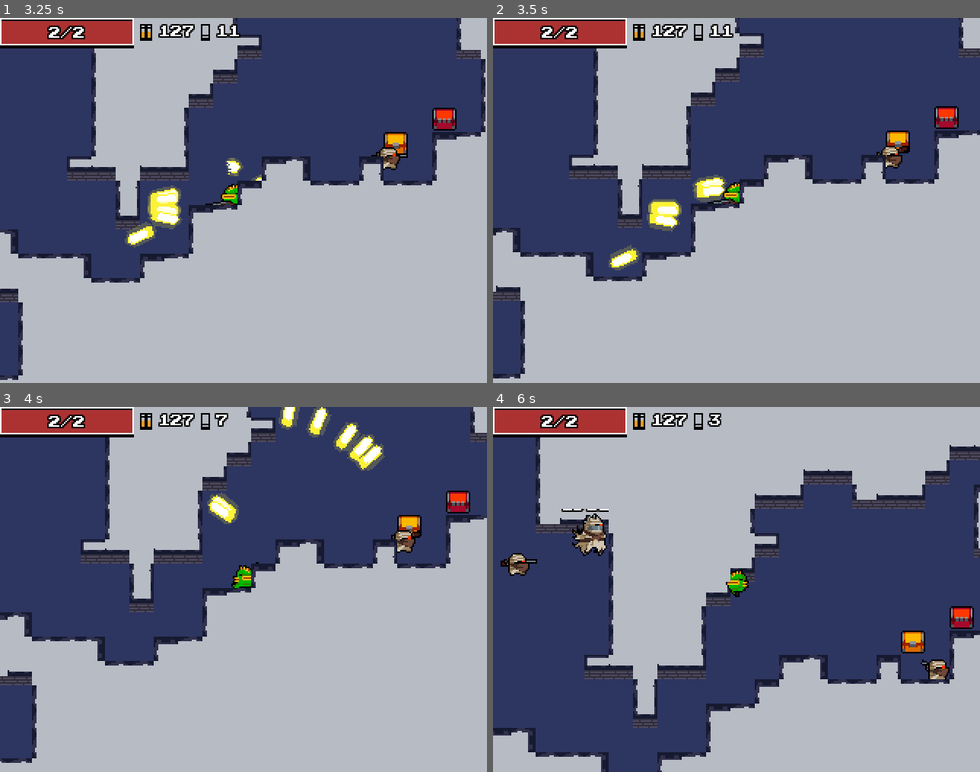
Above: before the commit, frames 1-4 (two rows, left to right).
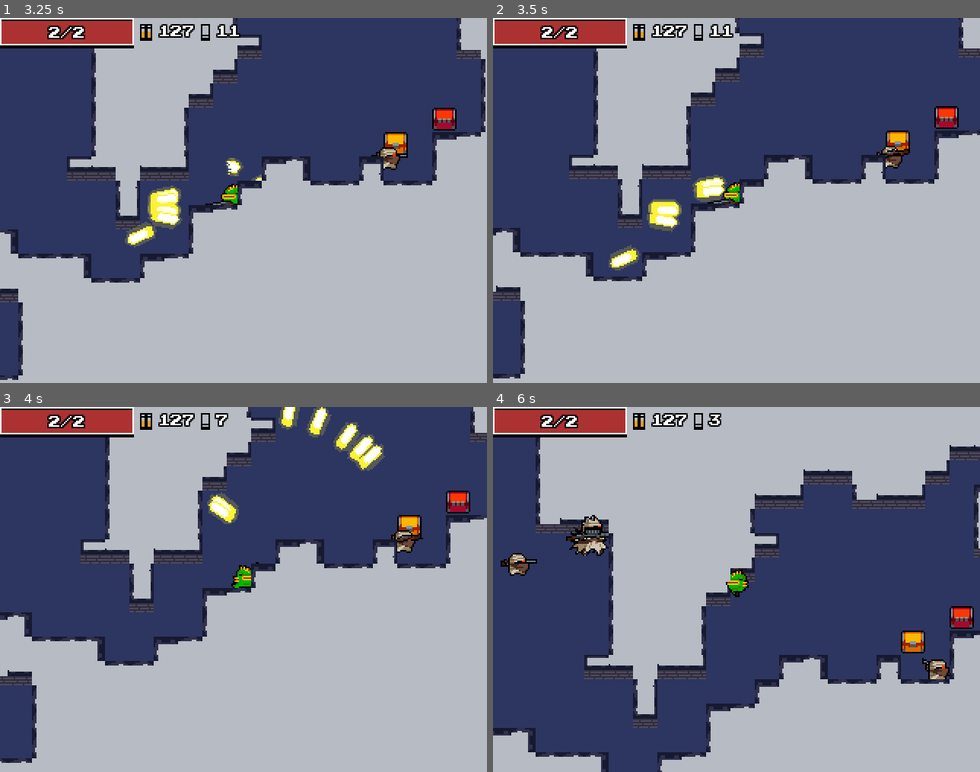
Above: after the commit, the same moments.

Repository: Tuzapeno/nuclear-throne-copy
Game: Godot game, scene res://Scenes/main.tscn
The game is run twice, just before and just after one commit, with the same random seed, the same clock (stepped at 60 frames per second) and the same inputs.
Inputs (mouse positions are in pixels of both pictures, inside the frame that each line leads up to):
- Up to frame 1 (3.25 s): click "Play" at 0.5 s; click (243, 200) at 1.25 s; tap Enter at 2 s; move the mouse to (350, 182) at 2.02 s; press the mouse at (350, 182) at 2.03 s; hold D (move_right) 2.03-2.78 s; tap E (use) at 2.3, 2.85 s; move the mouse to (146, 218) at 2.77 s; release the mouse at (146, 218) at 2.78 s; hold S (move_down) from 2.78 s (still down); click (146, 218) at 3.05 s
- Up to frame 2 (3.5 s): keep holding S (move_down)
- Up to frame 3 (4 s): move the mouse to (292, 509) at 3.52 s; release S (move_down) at 3.53 s; press the mouse at (292, 509) at 3.53 s; hold D (move_right) from 3.53 s (still down); tap E (use) at 3.8 s
- Up to frame 4 (6 s): move the mouse to (712, 662) at 4.27 s; release D (move_right) at 4.28 s; release the mouse at (712, 662) at 4.28 s; hold W (move_up) 4.28-5.03 s; tap Space (swap_weapons) at 4.35 s; click (712, 662) at 4.55 s; move the mouse to (882, 644) at 5.02 s; hold A (move_left) from 5.03 s (still down); tap E (use) at 5.1 s; move the mouse to (590, 534) at 5.77 s; tap P at 5.85 s

Frame 1 is identical in both runs. In frame 2, less than 0.1% of the frame differs, in the area x 80-86%, y 35-39%; in frame 3, less than 0.1%; in frame 4, 0.6%, in the area x 14-94%, y 27-74%.

Commit message:
feat(BigBandit): Add Big Bandit gun functionality and associated assets

Diff:
--- a/Scenes/bandit.tscn
+++ b/Scenes/bandit.tscn
@@ -1,9 +1,47 @@
-[gd_scene load_steps=17 format=3 uid="uid://cw6skevtlriaf"]
+[gd_scene load_steps=28 format=3 uid="uid://cw6skevtlriaf"]
 
 [ext_resource type="Script" path="res://Scripts/bandit.gd" id="1_ily0r"]
 [ext_resource type="Texture2D" uid="uid://bul60qm4avuyx" path="res://Assets/Bandit/bandit_idle.png" id="2_4axhj"]
 [ext_resource type="PackedScene" uid="uid://cucyaj8kiq3k8" path="res://Scenes/bandit_gun.tscn" id="2_gkv6p"]
 [ext_resource type="Texture2D" uid="uid://bkso60r68p4cv" path="res://Assets/Bandit/bandit_run.png" id="3_fpycw"]
+[ext_resource type="Texture2D" uid="uid://cvvj1jwflp77c" path="res://Assets/Bandit/bandit_hit.png" id="3_i50rk"]
+[ext_resource type="Texture2D" uid="uid://cygxolyqyjec2" path="res://Assets/Bandit/bandit_die.png" id="3_nf17b"]
+
+[sub_resource type="AtlasTexture" id="AtlasTexture_td0id"]
+atlas = ExtResource("3_nf17b")
+region = Rect2(0, 0, 24, 24)
+
+[sub_resource type="AtlasTexture" id="AtlasTexture_pckue"]
+atlas = ExtResource("3_nf17b")
+region = Rect2(24, 0, 24, 24)
+
+[sub_resource type="AtlasTexture" id="AtlasTexture_jli2c"]
+atlas = ExtResource("3_nf17b")
+region = Rect2(48, 0, 24, 24)
+
+[sub_resource type="AtlasTexture" id="AtlasTexture_dinl8"]
+atlas = ExtResource("3_nf17b")
+region = Rect2(72, 0, 24, 24)
+
+[sub_resource type="AtlasTexture" id="AtlasTexture_usl8n"]
+atlas = ExtResource("3_nf17b")
+region = Rect2(96, 0, 24, 24)
+
+[sub_resource type="AtlasTexture" id="AtlasTexture_3ck8c"]
+atlas = ExtResource("3_nf17b")
+region = Rect2(120, 0, 24, 24)
+
+[sub_resource type="AtlasTexture" id="AtlasTexture_gh6kg"]
+atlas = ExtResource("3_i50rk")
+region = Rect2(0, 0, 24, 24)
+
+[sub_resource type="AtlasTexture" id="AtlasTexture_11xwr"]
+atlas = ExtResource("3_i50rk")
+region = Rect2(24, 0, 24, 24)
+
+[sub_resource type="AtlasTexture" id="AtlasTexture_eq7ee"]
+atlas = ExtResource("3_i50rk")
+region = Rect2(48, 0, 24, 24)
 
 [sub_resource type="AtlasTexture" id="AtlasTexture_unpxu"]
 atlas = ExtResource("2_4axhj")
@@ -47,6 +85,43 @@
 
 [sub_resource type="SpriteFrames" id="SpriteFrames_6y58l"]
 animations = [{
+"frames": [{
+"duration": 1.0,
+"texture": SubResource("AtlasTexture_td0id")
+}, {
+"duration": 1.0,
+"texture": SubResource("AtlasTexture_pckue")
+}, {
+"duration": 1.0,
+"texture": SubResource("AtlasTexture_jli2c")
+}, {
+"duration": 1.0,
+"texture": SubResource("AtlasTexture_dinl8")
+}, {
+"duration": 1.0,
+"texture": SubResource("AtlasTexture_usl8n")
+}, {
+"duration": 1.0,
+"texture": SubResource("AtlasTexture_3ck8c")
+}],
+"loop": false,
+"name": &"die",
+"speed": 12.0
+}, {
+"frames": [{
+"duration": 1.0,
+"texture": SubResource("AtlasTexture_gh6kg")
+}, {
+"duration": 1.0,
+"texture": SubResource("AtlasTexture_11xwr")
+}, {
+"duration": 1.0,
+"texture": SubResource("AtlasTexture_eq7ee")
+}],
+"loop": false,
+"name": &"hit",
+"speed": 15.0
+}, {
 "frames": [{
 "duration": 1.0,
 "texture": SubResource("AtlasTexture_unpxu")
@@ -98,9 +173,7 @@
 
 [node name="AnimatedSprite2D" type="AnimatedSprite2D" parent="."]
 sprite_frames = SubResource("SpriteFrames_6y58l")
-animation = &"run"
-frame = 1
-frame_progress = 0.469679
+animation = &"idle"
 
 [node name="CollisionShape2D" type="CollisionShape2D" parent="."]
 position = Vector2(0.5, 4.5)
--- a/Scenes/big_bandit.tscn
+++ b/Scenes/big_bandit.tscn
@@ -1,8 +1,41 @@
-[gd_scene load_steps=12 format=3 uid="uid://df2fb75cc578f"]
+[gd_scene load_steps=26 format=3 uid="uid://df2fb75cc578f"]
 
 [ext_resource type="Script" path="res://Scripts/big_bandit.gd" id="1_ut1sf"]
 [ext_resource type="Texture2D" uid="uid://dv0xxwrdqfixr" path="res://Assets/Big Bandit/bbandit_idle.png" id="2_is7tb"]
 [ext_resource type="LabelSettings" uid="uid://dh7u2762phcnl" path="res://Assets/ingame_font.tres" id="2_p1mpk"]
+[ext_resource type="Texture2D" uid="uid://dfv43m6t5xjyr" path="res://Assets/Big Bandit/bbandit_dash.png" id="3_lk023"]
+[ext_resource type="Texture2D" uid="uid://bu3fhai3bu8bc" path="res://Assets/Big Bandit/bbandit_dash_stop.png" id="3_s0m40"]
+[ext_resource type="PackedScene" uid="uid://cpmhyw100pebj" path="res://Scenes/big_bandit_gun.tscn" id="4_nkr8x"]
+[ext_resource type="Texture2D" uid="uid://dvpqrrrplkhvq" path="res://Assets/Big Bandit/bbandit_firing.png" id="5_bmwvs"]
+[ext_resource type="Texture2D" uid="uid://ck44b3fvysrxm" path="res://Assets/Big Bandit/bbandit_hit.png" id="5_ige86"]
+
+[sub_resource type="AtlasTexture" id="AtlasTexture_0wvp8"]
+atlas = ExtResource("3_s0m40")
+region = Rect2(0, 0, 25, 28)
+
+[sub_resource type="AtlasTexture" id="AtlasTexture_3j6c6"]
+atlas = ExtResource("3_s0m40")
+region = Rect2(25, 0, 25, 28)
+
+[sub_resource type="AtlasTexture" id="AtlasTexture_l8j23"]
+atlas = ExtResource("3_lk023")
+region = Rect2(0, 0, 30, 26)
+
+[sub_resource type="AtlasTexture" id="AtlasTexture_ujy0h"]
+atlas = ExtResource("3_lk023")
+region = Rect2(30, 0, 30, 26)
+
+[sub_resource type="AtlasTexture" id="AtlasTexture_a6ni4"]
+atlas = ExtResource("5_ige86")
+region = Rect2(0, 0, 27, 29)
+
+[sub_resource type="AtlasTexture" id="AtlasTexture_k1piu"]
+atlas = ExtResource("5_ige86")
+region = Rect2(27, 0, 27, 29)
+
+[sub_resource type="AtlasTexture" id="AtlasTexture_egso0"]
+atlas = ExtResource("5_ige86")
+region = Rect2(54, 0, 27, 29)
 
 [sub_resource type="AtlasTexture" id="AtlasTexture_qrhie"]
 atlas = ExtResource("2_is7tb")
@@ -28,8 +61,52 @@
 atlas = ExtResource("2_is7tb")
 region = Rect2(130, 0, 26, 28)
 
+[sub_resource type="AtlasTexture" id="AtlasTexture_tkw3b"]
+atlas = ExtResource("5_bmwvs")
+region = Rect2(0, 0, 25, 26)
+
+[sub_resource type="AtlasTexture" id="AtlasTexture_35m2n"]
+atlas = ExtResource("5_bmwvs")
+region = Rect2(25, 0, 25, 26)
+
 [sub_resource type="SpriteFrames" id="SpriteFrames_46e4k"]
 animations = [{
+"frames": [{
+"duration": 1.0,
+"texture": SubResource("AtlasTexture_0wvp8")
+}, {
+"duration": 1.0,
+"texture": SubResource("AtlasTexture_3j6c6")
+}],
+"loop": false,
+"name": &"dash_stop",
+"speed": 5.0
+}, {
+"frames": [{
+"duration": 1.0,
+"texture": SubResource("AtlasTexture_l8j23")
+}, {
+"duration": 1.0,
+"texture": SubResource("AtlasTexture_ujy0h")
+}],
+"loop": true,
+"name": &"dashing",
+"speed": 5.0
+}, {
+"frames": [{
+"duration": 1.0,
+"texture": SubResource("AtlasTexture_a6ni4")
+}, {
+"duration": 1.0,
+"texture": SubResource("AtlasTexture_k1piu")
+}, {
+"duration": 1.0,
+"texture": SubResource("AtlasTexture_egso0")
+}],
+"loop": false,
+"name": &"hit",
+"speed": 10.0
+}, {
 "frames": [{
 "duration": 1.0,
 "texture": SubResource("AtlasTexture_qrhie")
@@ -52,16 +129,28 @@
 "loop": true,
 "name": &"idle",
 "speed": 10.0
+}, {
+"frames": [{
+"duration": 1.0,
+"texture": SubResource("AtlasTexture_tkw3b")
+}, {
+"duration": 1.0,
+"texture": SubResource("AtlasTexture_35m2n")
+}],
+"loop": true,
+"name": &"shooting",
+"speed": 10.0
 }]
 
 [sub_resource type="RectangleShape2D" id="RectangleShape2D_6arwu"]
 size = Vector2(15, 15)
 
-[node name="BigBandit" type="CharacterBody2D" node_paths=PackedStringArray("sight", "state_label", "sight_label")]
+[node name="BigBandit" type="CharacterBody2D" node_paths=PackedStringArray("sight", "state_label", "gun", "animation")]
 script = ExtResource("1_ut1sf")
 sight = NodePath("Sight")
 state_label = NodePath("StateLabel")
-sight_label = NodePath("SightLabel")
+gun = NodePath("BigBanditGun")
+animation = NodePath("AnimatedSprite2D")
 
 [node name="SightLabel" type="Label" parent="."]
 offset_left = -19.0
@@ -78,9 +167,9 @@
 
 [node name="AnimatedSprite2D" type="AnimatedSprite2D" parent="."]
 sprite_frames = SubResource("SpriteFrames_46e4k")
-animation = &"idle"
-frame = 4
-frame_progress = 0.163759
+animation = &"hit"
+frame = 2
+frame_progress = 1.0
 
 [node name="CollisionShape2D" type="CollisionShape2D" parent="."]
 position = Vector2(1.5, 1.5)
@@ -91,4 +180,6 @@
 
 [node name="Sight" type="RayCast2D" parent="."]
 
+[node name="BigBanditGun" parent="." instance=ExtResource("4_nkr8x")]
+
 [connection signal="timeout" from="ActionTimer" to="." method="_on_action_timer_timeout"]
--- /dev/null
+++ b/Scenes/big_bandit_gun.tscn
@@ -0,0 +1,11 @@
+[gd_scene load_steps=4 format=3 uid="uid://cpmhyw100pebj"]
+
+[ext_resource type="PackedScene" uid="uid://cucyaj8kiq3k8" path="res://Scenes/bandit_gun.tscn" id="1_2ldym"]
+[ext_resource type="Script" path="res://Scripts/big_bandit_gun.gd" id="2_23le7"]
+[ext_resource type="Texture2D" uid="uid://cfrmvnpkuw8cl" path="res://Assets/Big Bandit/bbandit_gun.png" id="3_6w04f"]
+
+[node name="BigBanditGun" instance=ExtResource("1_2ldym")]
+script = ExtResource("2_23le7")
+
+[node name="Sprite2D" parent="." index="0"]
+texture = ExtResource("3_6w04f")
--- a/Scripts/Player/camera_controller.gd
+++ b/Scripts/Player/camera_controller.gd
@@ -68,3 +68,7 @@
 func shake_offset(x: float, y: float) -> void:
 	offset.x = x
 	offset.y = y
+
+# var mouse_pos = get_global_mouse_position()
+# offset_h = (mouse_pos.x - Globals.player.global_position.x) / (screenWidth / 2)
+# offset_v = (mouse_pos.y - Globals.player.global_position.y) / (screenHeight / 2)
--- a/Scripts/bandit.gd
+++ b/Scripts/bandit.gd
@@ -25,6 +25,7 @@
 var distance_walked: float = 0
 
 var health: float = 2
+var is_dying: bool = false
 
 func _on_walk_timer_timeout():
 	var direction = Vector2(randf_range(-1, 1), randf_range(-1, 1)).normalized()
@@ -43,8 +44,8 @@
 	walk_timer.start(randi_range(2, 3))
 
 func _process(_delta):
+	move_and_slide()
 	handle_animation()
-	move_and_slide()
 
 	if Globals.player != null:
 		distante_to_player = global_position.distance_to(Globals.player.global_position)
@@ -60,6 +61,7 @@
 
 	if health <= 0:
 		die()
+		set_process(false)
 
 	# Walk logic
 	if distance_walked >= distance_to_walk and moving:
@@ -68,7 +70,9 @@
 		distance_walked += velocity.length() * _delta
 
 func handle_animation():
-	if velocity.length() > 0:
+	if animation_sprite.animation == "hit" and animation_sprite.is_playing():
+		return
+	elif velocity.length() > 0:
 		animation_sprite.play("run")
 	else:
 		animation_sprite.play("idle")
@@ -87,6 +91,15 @@
 
 # Returns if kills instance
 func get_damage(value: float) -> bool:
+	if health <= 0:
+		return false
+
+	if animation_sprite.animation == "hit" and animation_sprite.is_playing():
+		animation_sprite.stop()
+		animation_sprite.play("hit")
+	else:
+		animation_sprite.play("hit")
+
 	health -= value
 	if health <= 0:
 		return true
@@ -94,11 +107,26 @@
 
 func die() -> void:
 	died.emit()
+	animation_sprite.play("die")
 	drop_item()
-	queue_free()
+	disable_entity()
+
 
 func drop_item() -> void:
 	if AmmoManager.ammo_drop_chance():
 		var ammo_drop = ammo_drop_scene.instantiate()
 		ammo_drop.global_position = global_position
 		add_sibling(ammo_drop)
+
+func disable_entity() -> void:
+	set_process(false)
+	set_physics_process(false)
+	set_process_input(false)
+	set_process_internal(false)
+	set_process_unhandled_input(false)
+	set_process_unhandled_key_input(false)
+	shoot_timer.stop()
+	aim_timer.stop()
+	weapon.queue_free()
+	set_collision_layer_value(1, 0)
+	set_collision_mask_value(1, 0)
--- a/Scripts/bandit_gun.gd
+++ b/Scripts/bandit_gun.gd
@@ -15,12 +15,26 @@
 	direction = (target - global_position).normalized()
 	rotation = direction.angle()
 
+	if target.x < global_position.x:
+		sprite.flip_v = true
+	elif target.x > global_position.x:
+		sprite.flip_v = false
+
+	if target.y < global_position.y:
+		z_index = parent.z_index - 1
+	elif target.y > global_position.y:
+		z_index = parent.z_index + 1
+
 func fire() -> void:
-	var bullet: EnemyProjectile = bandit_bullet.instantiate()
+	var bullet: EnemyProjectile = create_bullet()
 	bullet.direction = Vector2.RIGHT.rotated(direction.angle())
-	bullet.enemyEntity = parent
-	parent.add_sibling(bullet) # Fixes bullets disappearing when bandit is killed (TEMPORARY FIX) switch to Globals.world.add_child
-	bullet.global_position = get_tip_position()
 
 func get_tip_position() -> Vector2:
 	return global_position + (sprite.texture.get_width()/2) * direction.normalized()
+
+func create_bullet() -> Object:
+	var bullet: EnemyProjectile = bandit_bullet.instantiate()
+	parent.add_sibling(bullet)
+	bullet.global_position = get_tip_position() # Fixes bullets disappearing when bandit is killed (TEMPORARY FIX) switch to Globals.world.add_child
+	bullet.enemyEntity = parent
+	return bullet
--- a/Scripts/big_bandit.gd
+++ b/Scripts/big_bandit.gd
@@ -10,10 +10,11 @@
 enum STATE { IDLE, SHOOTING, DASHING }
 
 @export var speed: float = 100
-@export var health: int = 100
+@export var health: float = 50
 @export var sight: RayCast2D
 @export var state_label: Label
-@export var sight_label: Label
+@export var gun: BanditGun
+@export var animation: AnimatedSprite2D
 
 const WAIT_TIME = 2
 
@@ -22,12 +23,22 @@
 		current_state = state
 		if state == STATE.IDLE:
 			is_idling = false
+			animation.play("idle")
+			state_label.text = "IDLE"
+		if state == STATE.SHOOTING:
+			is_shooting = false
+			state_label.text = "SHOOTING"
+			animation.play("shooting")
+		if state == STATE.DASHING:
+			state_label.text = "DASHING"
+			animation.play("dashing")
 
 var player_in_sight: bool = false
 var direction: Vector2
 var target_position: Vector2
 var level: Node2D
 var is_idling: bool = false
+var is_shooting: bool = false
 
 func _on_action_timer_timeout() -> void:
 	check_for_player()
@@ -44,6 +55,14 @@
 	level = get_parent()
 
 func _process(_delta: float) -> void:
+	if not Globals.player:
+		return
+
+	if Globals.player.global_position.x > global_position.x:
+		animation.flip_h = false
+	elif Globals.player.global_position.x < global_position.x:
+		animation.flip_h = true
+
 	sight.target_position = (Globals.player.global_position - global_position)
 	match current_state:
 		STATE.IDLE:
@@ -63,26 +82,27 @@
 		var body = sight.get_collider()
 		if body and body.name == "Player":
 			player_in_sight = true
-			#sight_label.text = "PLAYER IN SIGHT"
 		else:
 			player_in_sight = false
-			#sight_label.text = "PLAYER OUT OF SIGHT"
 
 func idle() -> void:
 	if not is_idling:
 		is_idling = true
-		state_label.text = "IDLE"
 		var timer = get_tree().create_timer(WAIT_TIME)
 		timer.timeout.connect(_on_action_timer_timeout)
 		await timer.timeout
 
 func shooting() -> void:
-	state_label.text = "SHOOTING"
-	await get_tree().create_timer(1).timeout
-	current_state = STATE.IDLE
+	if not is_shooting:
+		if Globals.player:
+			gun.aim(Globals.player.global_position)
+			gun.fire()
+			is_shooting = true
+			await get_tree().create_timer(2).timeout
+			current_state = STATE.IDLE
+
 
 func dashing(delta) -> void:
-	state_label.text = "DASHING"
 	var collision = move_and_collide(direction * speed * delta)
 	var collider: Node2D = null
 
@@ -90,18 +110,30 @@
 		collider = collision.get_collider()
 
 	if collider:
-		sight_label.text = collider.name
-
 		if collider.name == "Player":
 			Globals.player.get_damage(10)
-			current_state = STATE.IDLE
+			dash_stop()
 
 		if collider.name == "TileMapLayer":
-			print("TILE POSITION: ", collider.global_position)
 			var tile_pos = level.tm_layer.get_coords_for_body_rid(collision.get_collider_rid())
 			if level.has_method("destroy_tile"):
 				level.destroy_tile(tile_pos)
-				print("TILE DESTRUIDO!")
 
 	if target_position.distance_to(global_position) < 10:
-		current_state = STATE.IDLE
+		dash_stop()
+
+func dash_stop() -> void:
+	animation.play("dash_stop")
+	await animation.animation_finished
+	current_state = STATE.IDLE
+
+func get_damage(damage: float) -> void:
+	if animation.animation == "hit" and animation.is_playing():
+		animation.stop()
+		animation.play("hit")
+	else:
+		animation.play("hit")
+
+	health -= damage
+	if health <= 0:
+		queue_free()
--- /dev/null
+++ b/Scripts/big_bandit_gun.gd
@@ -0,0 +1,11 @@
+extends BanditGun
+
+var n_bullets: int = 16
+var fire_delay: float = 0.05
+var bullet_deviation: float = 0.4
+
+func fire() -> void:
+	for i in range(n_bullets):
+		var bullet: EnemyProjectile = create_bullet()
+		bullet.direction = Vector2.RIGHT.rotated(direction.angle() + randf_range(-bullet_deviation, bullet_deviation))
+		await get_tree().create_timer(fire_delay).timeout
Binary file added: Assets/Bandit/bandit_die.png
Not shown, added: Assets/Bandit/bandit_die.png.import
Binary file added: Assets/Bandit/bandit_hit.png
Not shown, added: Assets/Bandit/bandit_hit.png.import
Binary file added: Assets/Big Bandit/bbandit_dash.png
Not shown, added: Assets/Big Bandit/bbandit_dash.png.import
Binary file added: Assets/Big Bandit/bbandit_dash_stop.png
Not shown, added: Assets/Big Bandit/bbandit_dash_stop.png.import
Binary file added: Assets/Big Bandit/bbandit_firing.png
Not shown, added: Assets/Big Bandit/bbandit_firing.png.import
Binary file added: Assets/Big Bandit/bbandit_gun.png
Not shown, added: Assets/Big Bandit/bbandit_gun.png.import
(and 4 more such lines)
